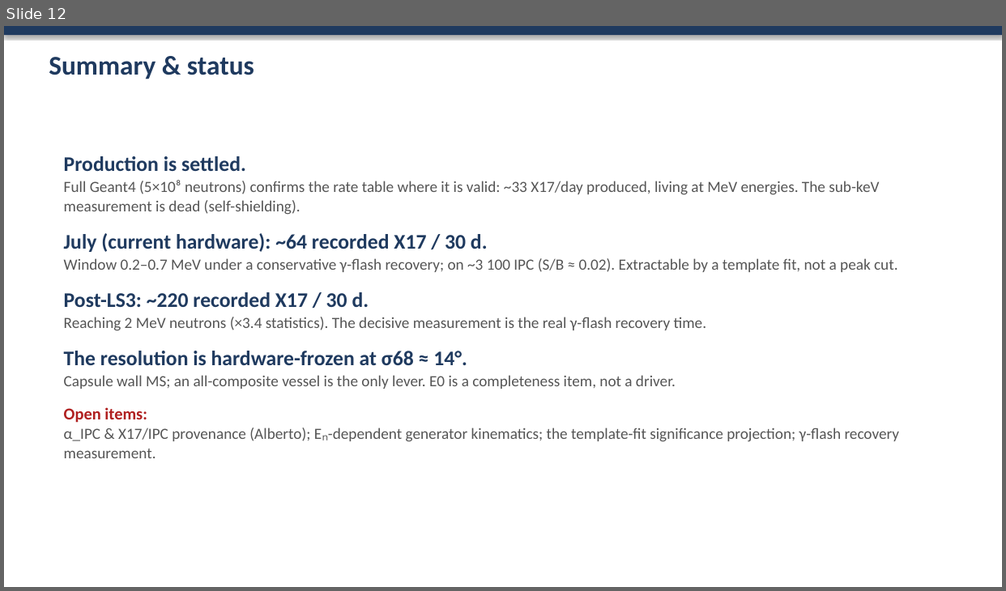
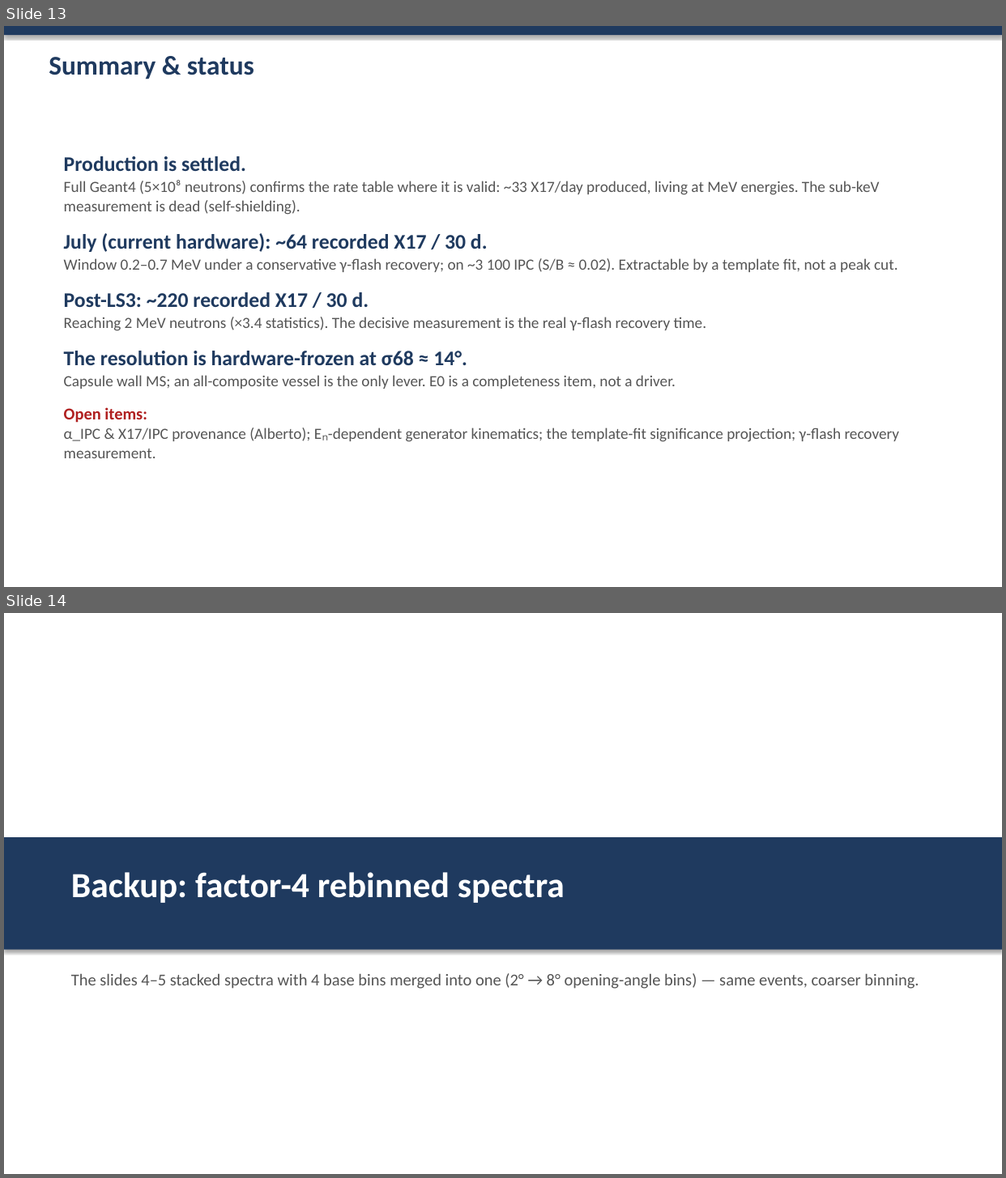
Before and after one commit to Dyn0402/MX17_Full_Geant, a slide deck: docs/slides/MX17_results.pptx. Shown one above the other, each under a label of ours: slide 12 before the commit, slides 13 and 14 after it. The pictures are 1006x591 and 1006x1178 pixels, drawn with LibreOffice and Linux fonts; fonts in the diff are those of the drawing. Boxes give left, top, right and bottom in pixels: in the first picture for what was removed or moved away, otherwise in the second. Text is boxed around its words. In the diff, an @@ line names an element or a change of style, - is before the commit and + after.

```diff
--- a/docs/slides/MX17_results.pptx
+++ b/docs/slides/MX17_results.pptx
@@ slide 14 added at <box>4,613,1002,1174</box>, background #FFFFFF @@
@@ rectangle added at <box>4,837,1002,950</box>, fill #1F3A5F @@
@@ text added at <box>71,872,565,903</box>, 34 pt, text #FFFFFF, bold @@
+Backup: factor-4 rebinned spectra
@@ text added at <box>71,973,918,989</box>, 16 pt, text #555555 @@
+The slides 4–5 stacked spectra with 4 base bins merged into one (2° → 8° opening-angle bins) — same events, coarser binning.
@@ what was slide 12 is now slide 13 @@
```
Also in this commit, not shown: 3 other slides added, 6 other files.
